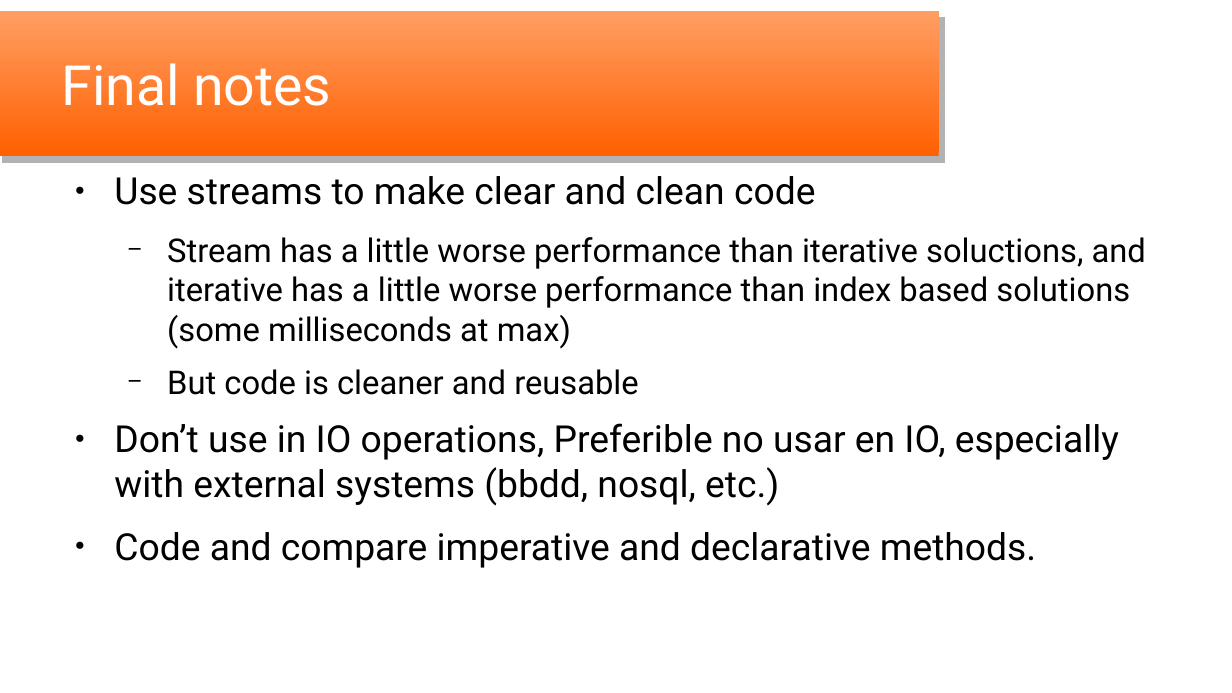
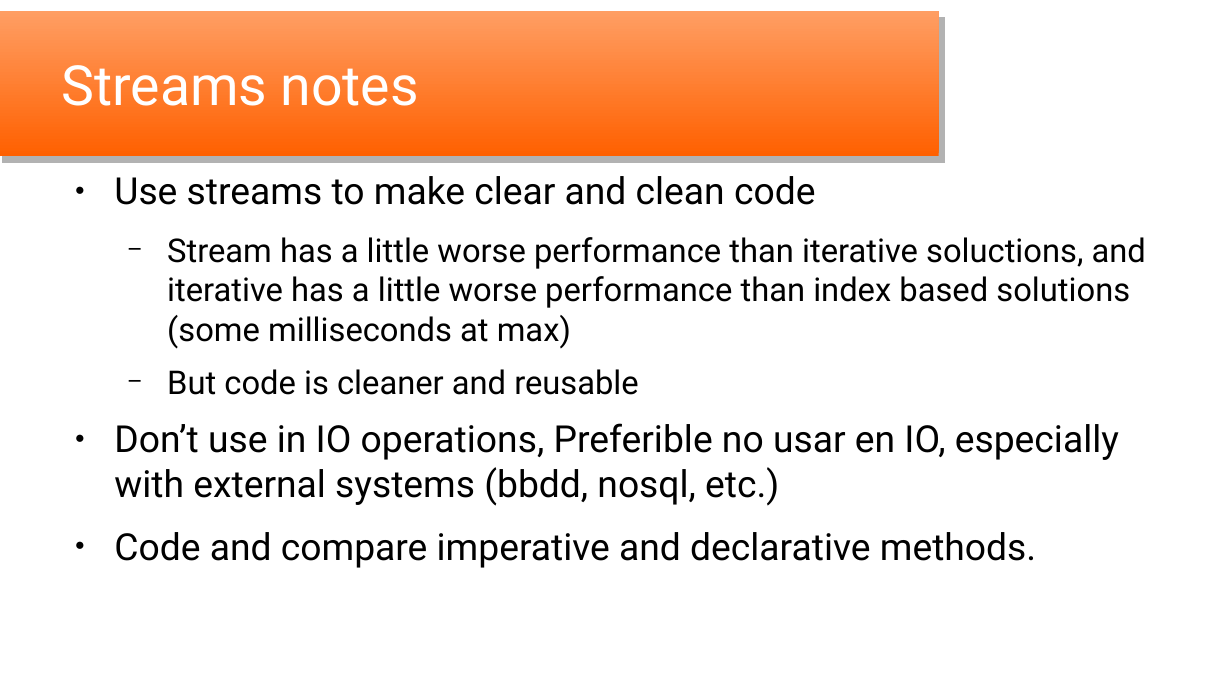
Before and after one commit to oscar-besga-panel/YaitLambdas, a slide deck: slide 16 of YaitLambdas_en.odp (slide 17 before the commit). Drawn at 1232x693 pixels with LibreOffice and Linux fonts; fonts in the diff are those of the drawing; background and template pictures are left out. Boxes give left, top, right and bottom in pixels: in the first picture for what was removed or moved away, otherwise in the second. Text is boxed around its words. In the diff, an @@ line names an element or a change of style, - is before the commit and + after.

```diff
--- a/YaitLambdas_en.odp
+++ b/YaitLambdas_en.odp
@@ title at (x1=62, y1=65, x2=419, y2=106): text changed @@
-Final notes
+Streams notes
```
Also in this commit, not shown: 4 other slides changed, 2 slides added, 1 slide removed, 6 other files.
